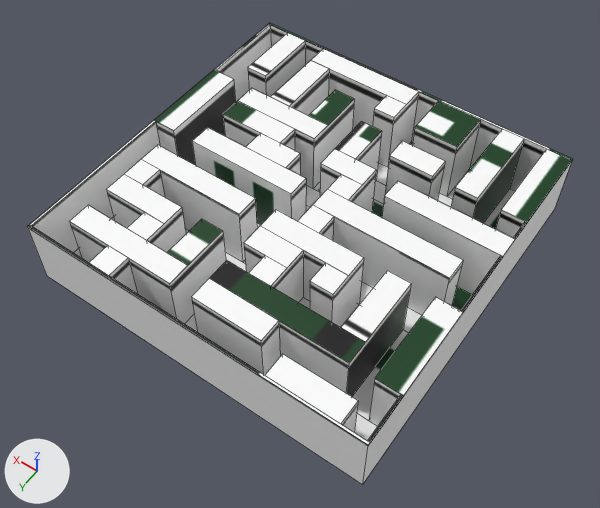
What one commit did to the FBX model MazeGame/Assets/Models/Levels/Level01.fbx.
Both versions are drawn from a camera (50 mm lens) standing at (-24.8, 36.0, 54.2) and looking at (-0.8, 2.3, 1.3). Arrows for +X, +Y and +Z are at lower left; the lights stay in place. Mesh edges are drawn as thin lines. Where no turn or scale is listed for an object, it has been applied to the vertices.

Names of what the first picture shows: 'Matrix'.
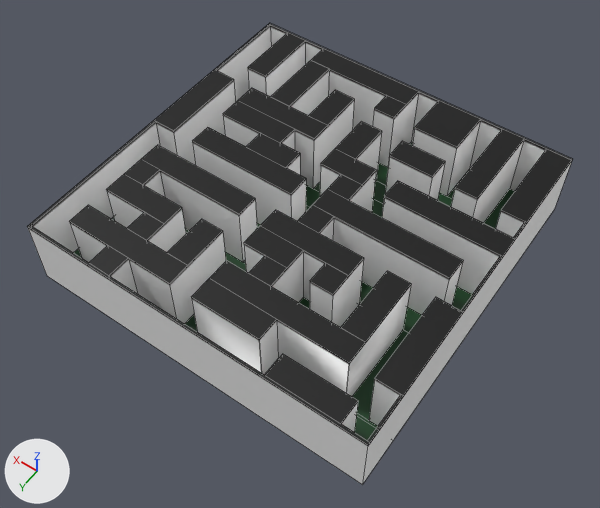
What changed in the scene script:
```text
Change me_matrix:
    used by ob_matrix
    remove me_matrix.from_pydata(...)  # 284 vertices, 199 faces; spans x -15.2..15.2, y -15.2..15.2, z 0.0..6.2
    add me_matrix.from_pydata(...)  # 308 vertices, 216 faces; spans x -15.2..15.2, y -15.2..15.2, z 0.0..6.2
    me_matrix part 1
    3 vertices are removed from x -5.2, y 11.0..13.0, z 0.2..6.2
    5 faces are deleted
    27 vertices are added at x -15.2..15.2, y 11.0..13.0, z 0.0..6.2
    22 new faces join them
    me_matrix part 2: 188 kept faces spanning x -15.2..15.2, y -15.2..15.2, z 0.0..6.2 get new texture (UV) coordinates
```

Changed parts and their boxes [x1, y1, x2, y2] in the pictures (600 x 508 px):
part 1 of me_matrix, built on
    both: [191, 278, 378, 441]
part 2 of me_matrix, surface changed
    both: [28, 23, 572, 447]
